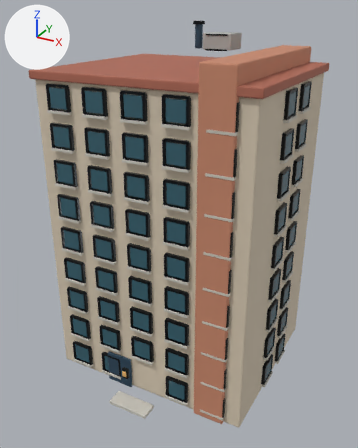
One commit to the glTF model assets/models/realistic/RES_HIGH_2x2_001.glb: the scene before it, then after it.
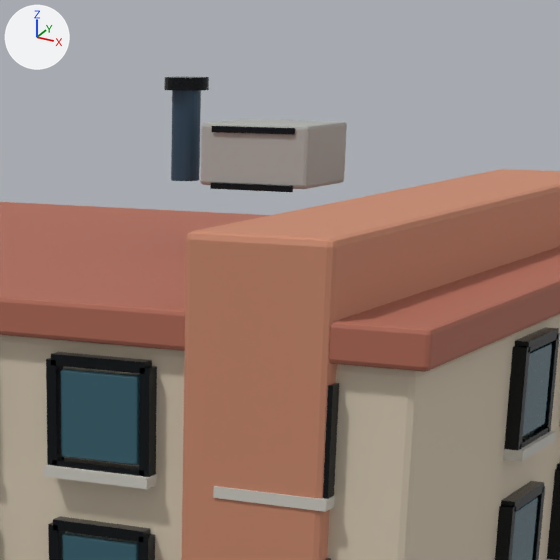
There are two pictures of each version: one whole from a camera (50 mm lens) standing at (3.51, -6.64, 5.69) and looking at (0.03, -0.32, 2.53), one close up on the part from 42% to 83% of the width and 0% to 33% of the height. The lights are fixed; the arrows at upper left show +X, +Y and +Z. The last two pictures show the newer version. Objects named as collision shapes, trigger or cutter boxes, shadow casters or lower levels of detail are left out. Where no turn or scale is listed for an object, it has been applied to the vertices. Vertices at exactly the same position are counted once.

In view in the first close-up: 'RES_HIGH_2x2_001_Visual'.
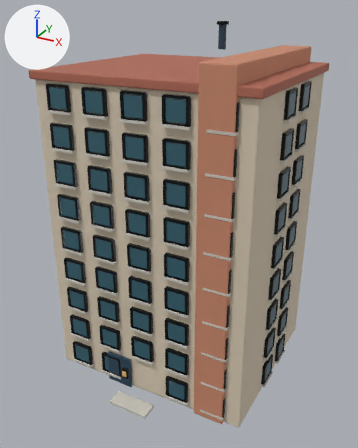
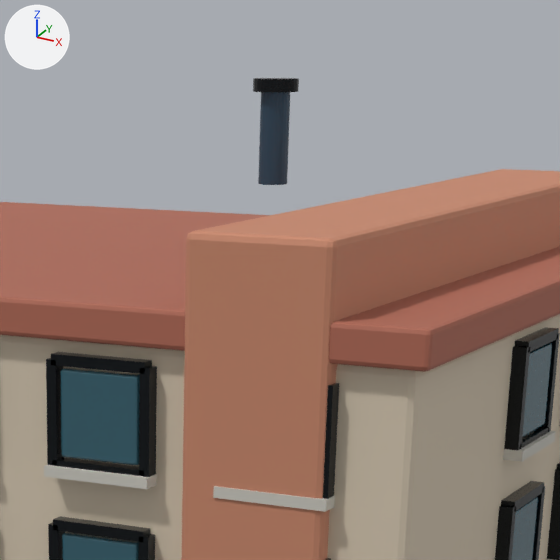
Diff of the bpy script that builds the scene:
```diff
--- a/assets/models/realistic/RES_HIGH_2x2_001.glb.py
+++ b/assets/models/realistic/RES_HIGH_2x2_001.glb.py
@@ me_cube @@
 # used by ob_res_high_2x2_001_visual; location = (0.0, 0.0, 2.385)
-me_cube.from_pydata(...)  # 12560 vertices, 22096 faces; spans x -1.71..1.71, y -1.94..1.48, z -2.38..3.11
+me_cube.from_pydata(...)  # 12392 vertices, 21772 faces; spans x -1.71..1.71, y -1.94..1.48, z -2.38..3.11
+# me_cube part 1: the loose piece of 56 vertices spanning x 0.24..0.58, y 0.07..0.09, z 2.92..2.95 is deleted
+# me_cube part 2: the loose piece of 56 vertices spanning x 0.19..0.63, y 0.08..0.46, z 2.74..2.95 is deleted
+# me_cube part 3: the loose piece of 48 vertices spanning x -0.05..0.12, y 0.19..0.36, z 3.06..3.11 is deleted
+# me_cube part 4
+# 52 vertices are removed from x 0.24..0.58, y 0.07..0.09, z 2.72..2.75
+# 108 faces are deleted
+# 28 vertices in x -0.02..0.09, y 0.22..0.33, z 2.73..3.08 move by (0.37, 0.0, 0.0)
+# 20 vertices in x -0.02..0.08, y 0.22..0.33, z 2.73..3.08 move by (0.38, 0.0, 0.0)
+# 4 vertices move from x 0.24..0.58, y 0.07..0.08, z 2.72..2.75 to x 0.33..0.49, y 0.19..0.3, z 3.06..3.11
+# 24 vertices are added at x 0.32..0.49, y 0.19..0.36, z 3.06..3.11
+# 20 new vertices lie (0.0, 0.0, 0.05) away from vertices in x 0.24..0.49, y 0.08..0.36, z 2.72..3.06
+# 92 new faces join them, mat_focus_real_black (black #1d2124)
 me_cube.materials.append(mat_focus_real_cream)
@@ me_cube @@
 me_cube.materials.append(mat_focus_real_window_warm)
-me_cube.materials.append(mat_focus_real_concrete)  # grey #adafac
```

What differs and where, as boxes [x1, y1, x2, y2] in the close-ups (560 x 560 px; the box of a moved part takes in the faces that stretch with it):
'RES_HIGH_2x2_001_Visual', reshaped: before [0, 77, 560, 560]; after [0, 78, 560, 560]
part 1 of me_cube, deleted (black): before [212, 126, 295, 135]
part 2 of me_cube, deleted: before [200, 119, 347, 189]
part 3 of me_cube, deleted (black): before [164, 77, 209, 91]
part 4 of me_cube, moved or reshaped: before [171, 90, 293, 192]; after [253, 78, 299, 185]
